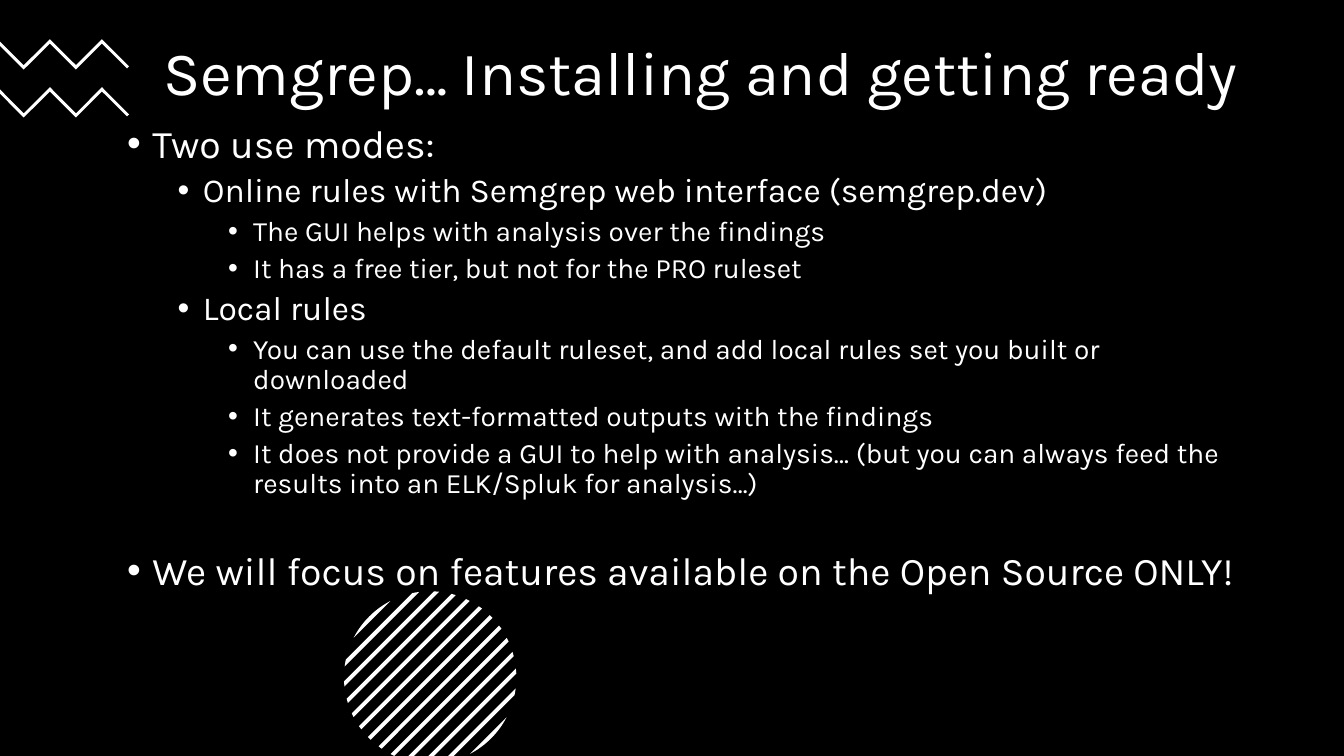
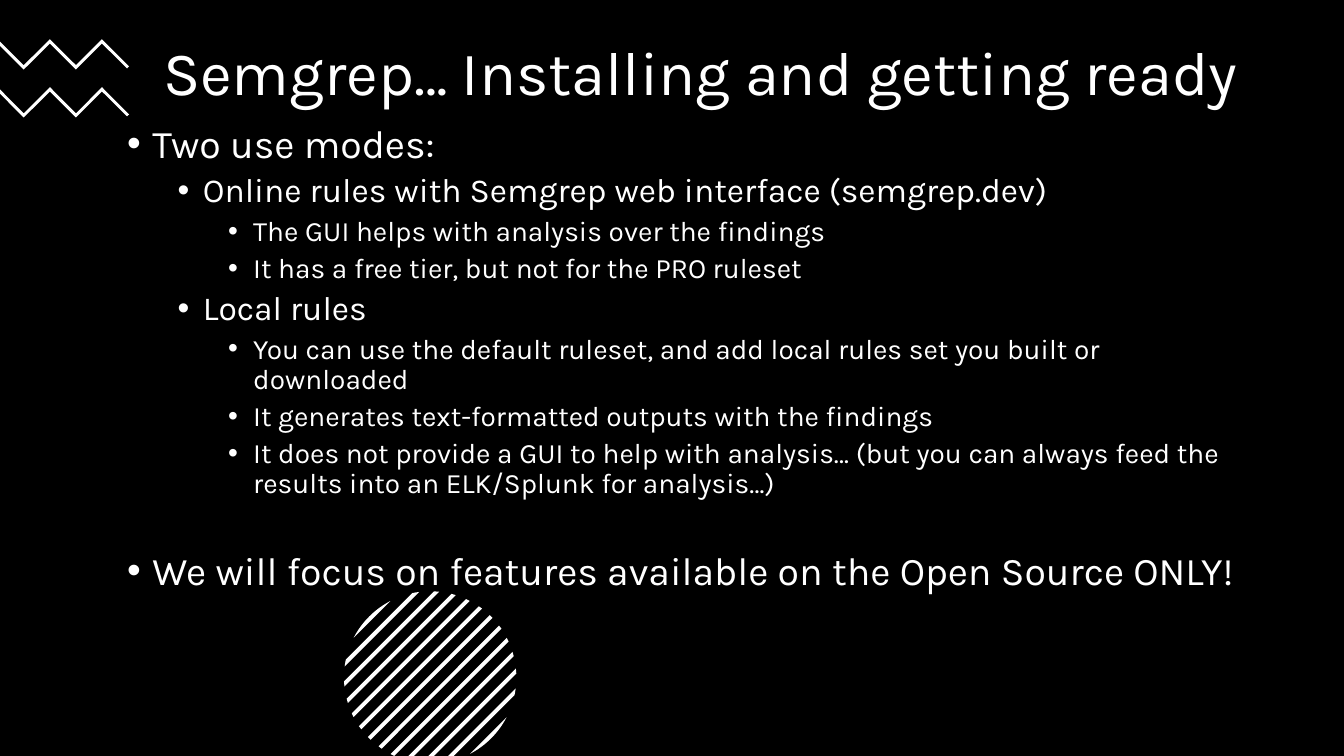
Before and after one commit to 247arjun/dc32-sast-workshop, a slide deck: slide 11 of BSides-Seattle-2026-Workshop.pptx. Drawn at 1344x756 pixels with LibreOffice and Linux fonts; fonts in the diff are those of the drawing. Boxes give left, top, right and bottom in pixels: in the first picture for what was removed or moved away, otherwise in the second. Text is boxed around its words. In the diff, an @@ line names an element or a change of style, - is before the commit and + after.

```diff
--- a/BSides-Seattle-2026-Workshop.pptx
+++ b/BSides-Seattle-2026-Workshop.pptx
@@ text at box(253, 442, 1219, 500): text changed @@
-    • It does not provide a GUI to help with analysis… (but you can always feed the results into an ELK/Spluk for analysis…)
+    • It does not provide a GUI to help with analysis… (but you can always feed the results into an ELK/Splunk for analysis…)
```
Also in this commit, not shown: 3 other slides changed.
